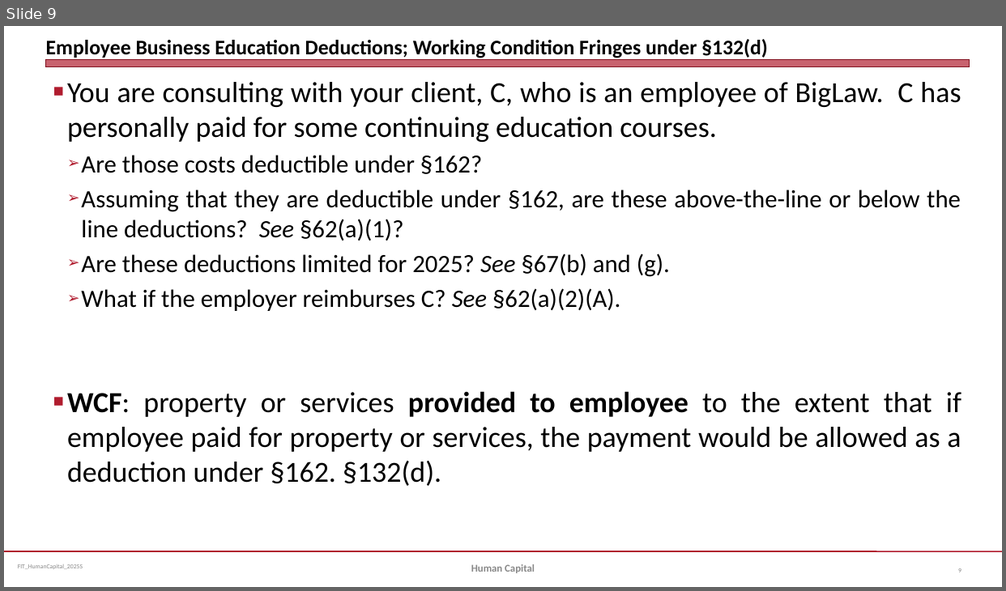
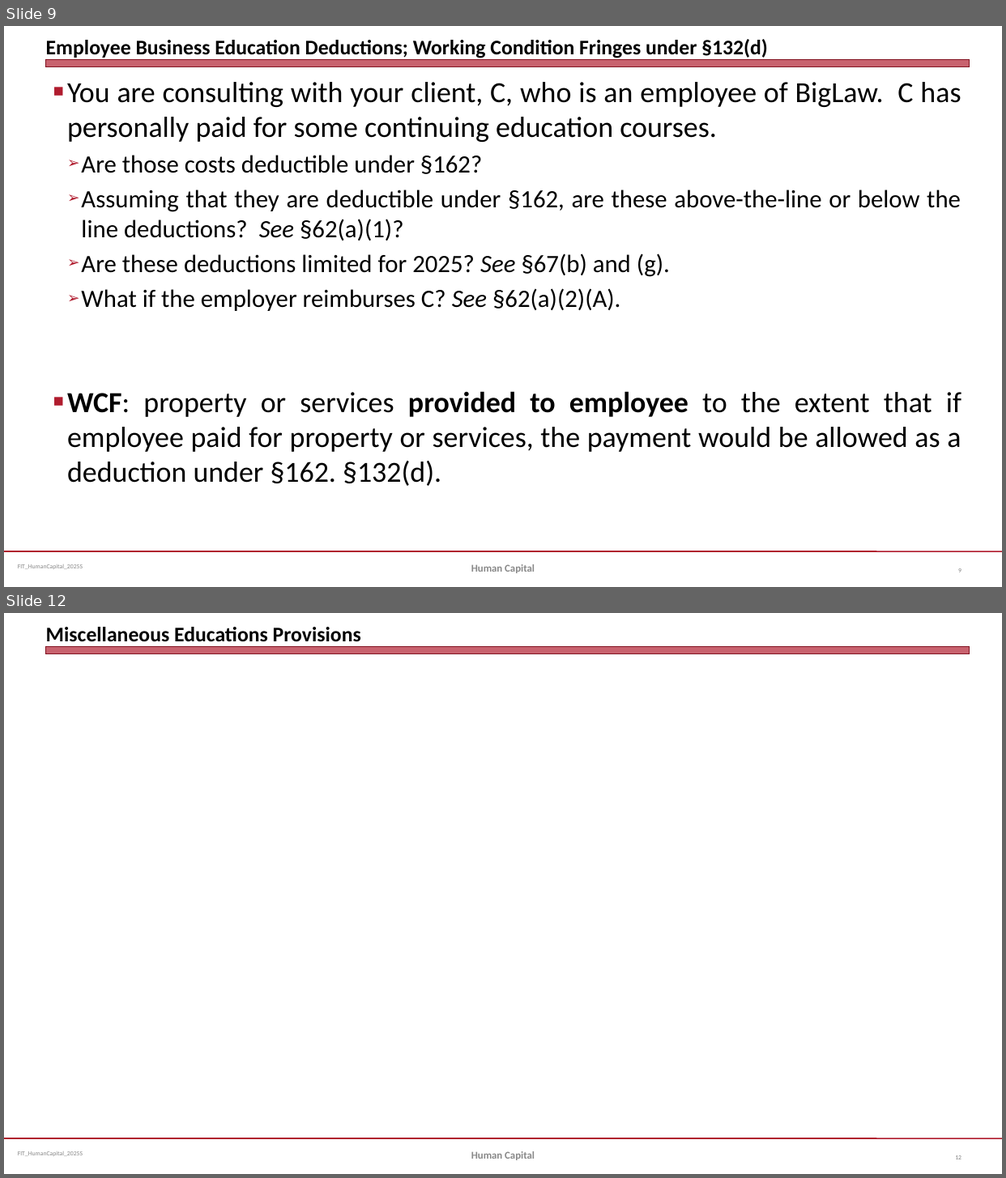
Before and after one commit to jmc877/Fed-Income-Tax, a slide deck: slides/FIT_HumanCapital_2025S.pptx. Shown one above the other, each under a label of ours: slide 9 before the commit, slides 9 and 12 after it; the slides between them are not shown. The pictures are 1006x591 and 1006x1178 pixels, drawn with LibreOffice and Linux fonts; fonts in the diff are those of the drawing. Boxes give left, top, right and bottom in pixels: in the first picture for what was removed or moved away, otherwise in the second. Text is boxed around its words. In the diff, an @@ line names an element or a change of style, - is before the commit and + after.

```diff
--- a/slides/FIT_HumanCapital_2025S.pptx
+++ b/slides/FIT_HumanCapital_2025S.pptx
@@ slide 12 added at (x1=4, y1=613, x2=1002, y2=1174), background #FFFFFF; not listed: 3 template elements that a slide beside it also shows @@
@@ title added at (x1=46, y1=627, x2=361, y2=642), 20 pt, text #000000, bold @@
+Miscellaneous Educations Provisions
@@ text added at (x1=471, y1=1152, x2=535, y2=1161), 10 pt, text #898989, bold @@
+Human Capital
@@ page number added at (x1=955, y1=1156, x2=961, y2=1160), 6 pt, text #808080 @@
+12
```
Also in this commit, not shown: 1 slide changed, 3 other slides added.
